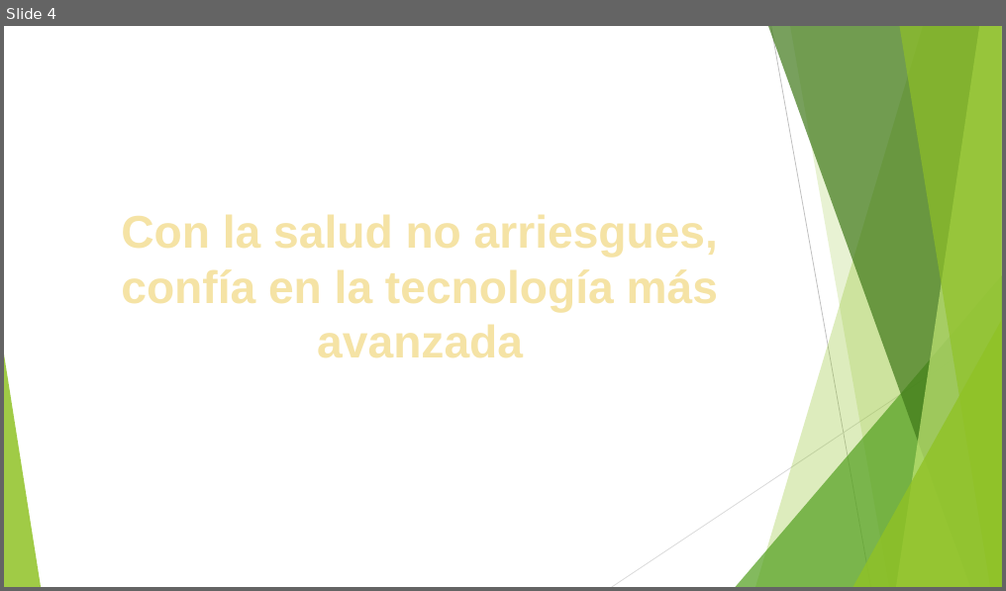
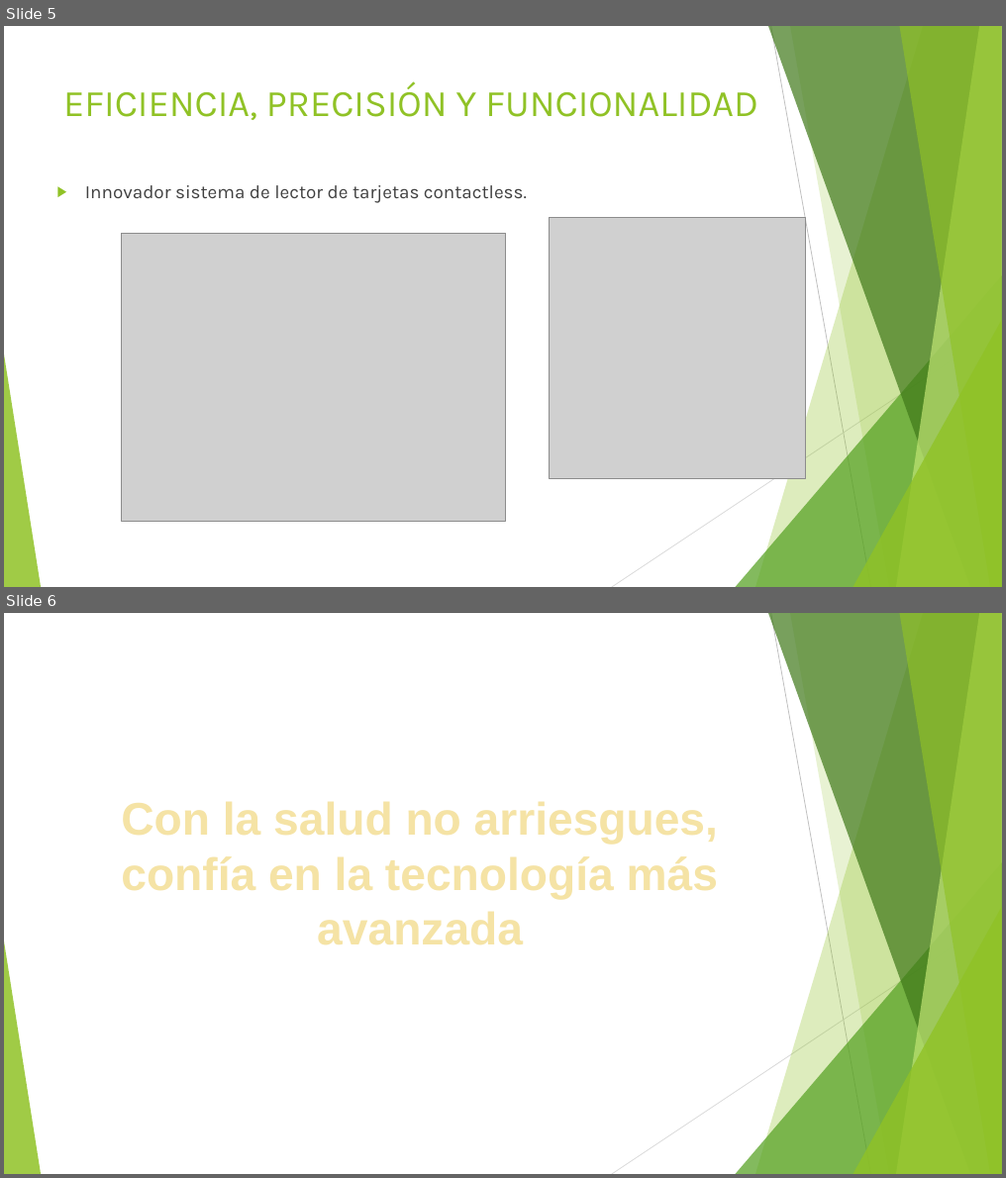
Before and after one commit to paula-arellano/proy_inf_dmp, a slide deck: SOFTWARE DE GESTIÓN HOSPITALARIA.pptx. Shown one above the other, each under a label of ours: slide 4 before the commit, slides 5 and 6 after it. The pictures are 1006x591 and 1006x1178 pixels, drawn with LibreOffice and Linux fonts; fonts in the diff are those of the drawing; grey boxes stand for pictures. Boxes give left, top, right and bottom in pixels: in the first picture for what was removed or moved away, otherwise in the second. Text is boxed around its words. In the diff, an @@ line names an element or a change of style, - is before the commit and + after.

```diff
--- a/SOFTWARE DE GESTIÓN HOSPITALARIA.pptx
+++ b/SOFTWARE DE GESTIÓN HOSPITALARIA.pptx
@@ slide 5 added at [4,26,1002,587], background #FFFFFF; not listed: 10 template elements that a slide beside it also shows @@
@@ title added at [63,82,758,120], 36 pt, text #90C226 @@
+EFICIENCIA, PRECISIÓN Y FUNCIONALIDAD
@@ text added at [85,185,527,203], 18 pt, text #404040 @@
+▶ Innovador sistema de lector de tarjetas contactless.
@@ picture added at [122,233,506,522] @@
@@ picture added at [549,218,805,478] @@
@@ what was slide 4 is now slide 6 @@
```
Also in this commit, not shown: 1 slide changed, 1 other slide added.
